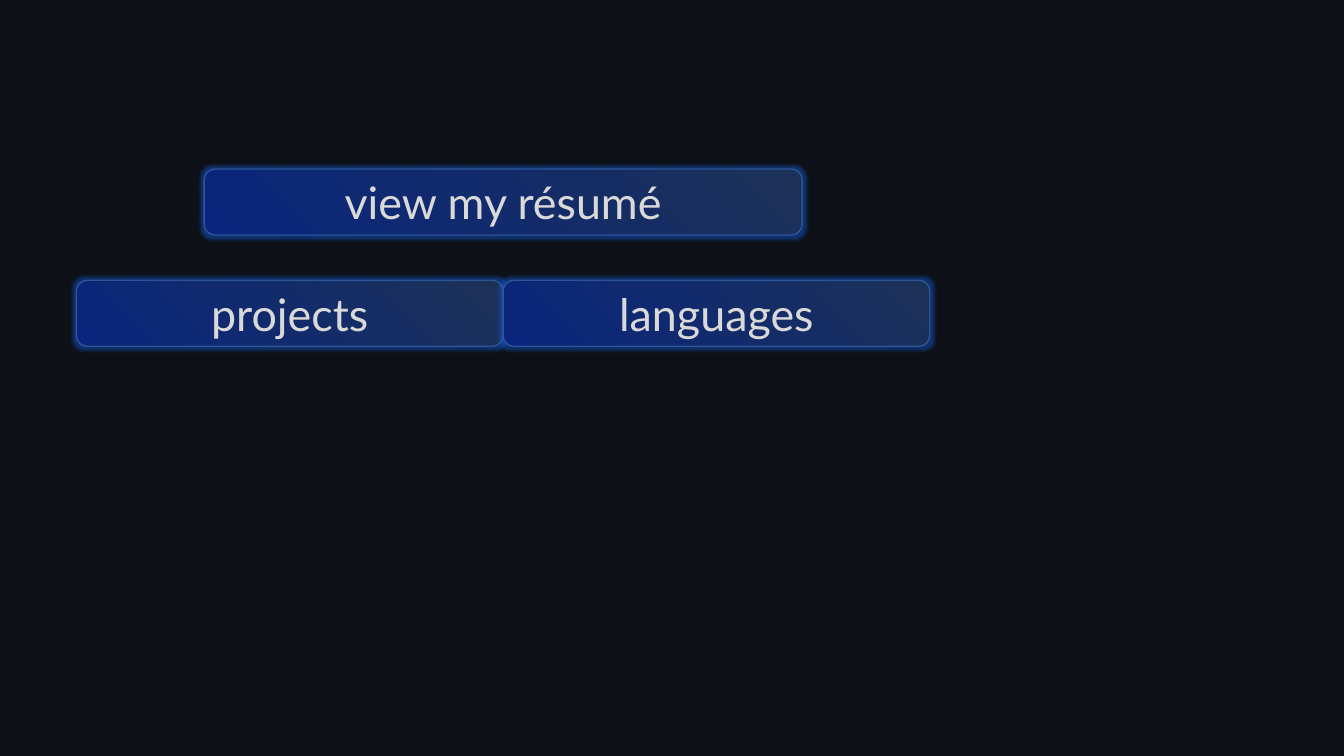
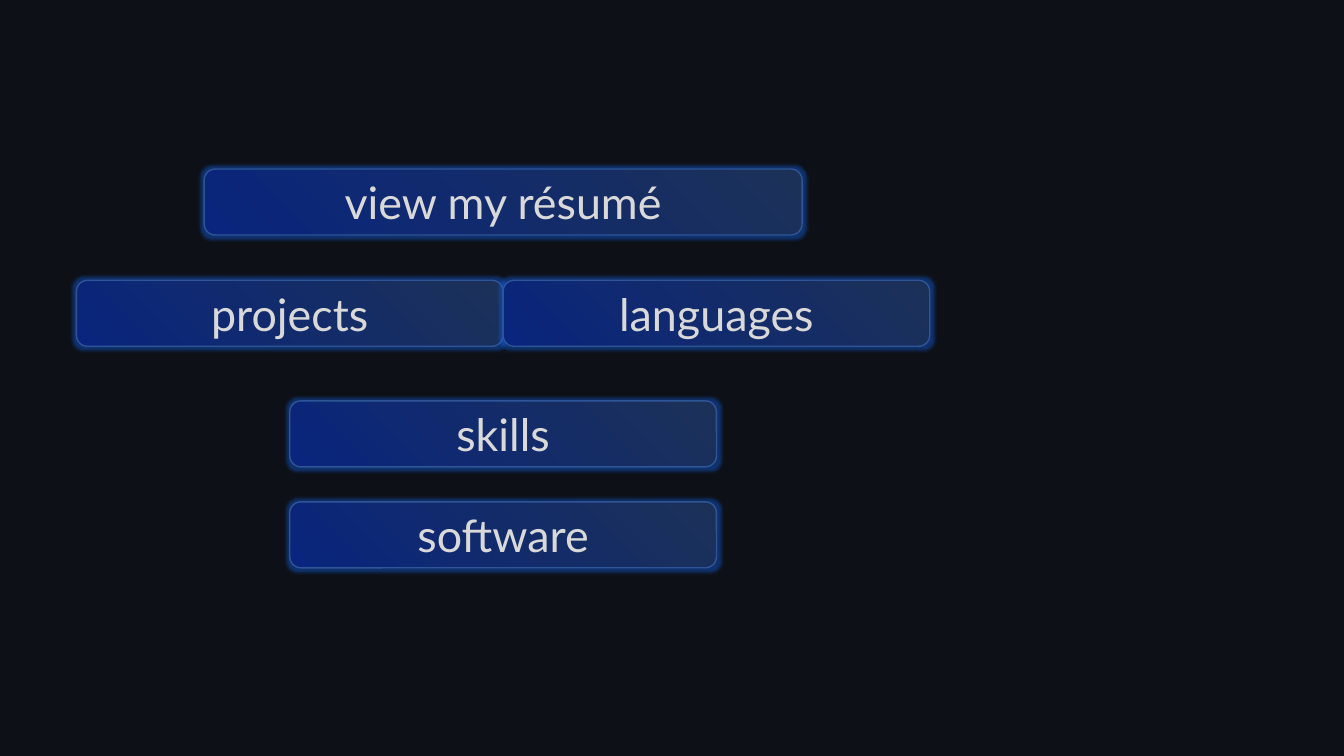
Before and after one commit to thedylone/thedylone, a slide deck: slide 1 of src/files/img.pptx. Drawn at 1344x756 pixels with LibreOffice and Linux fonts; fonts in the diff are those of the drawing. Boxes give left, top, right and bottom in pixels: in the first picture for what was removed or moved away, otherwise in the second. Text is boxed around its words. In the diff, an @@ line names an element or a change of style, - is before the commit and + after.

Commit message:
change to skills

```diff
--- a/src/files/img.pptx
+++ b/src/files/img.pptx
@@ rounded rectangle added at (290,401,717,467), fill gradient #09257D to #1C3158, outline #2F5597 1 pt, 32 pt, text #D9D9D9 @@
+skills
@@ rounded rectangle added at (290,502,717,568), fill gradient #09257D to #1C3158, outline #2F5597 1 pt, 32 pt, text #D9D9D9 @@
+software
```
Also in this commit, not shown: 3 other files.
